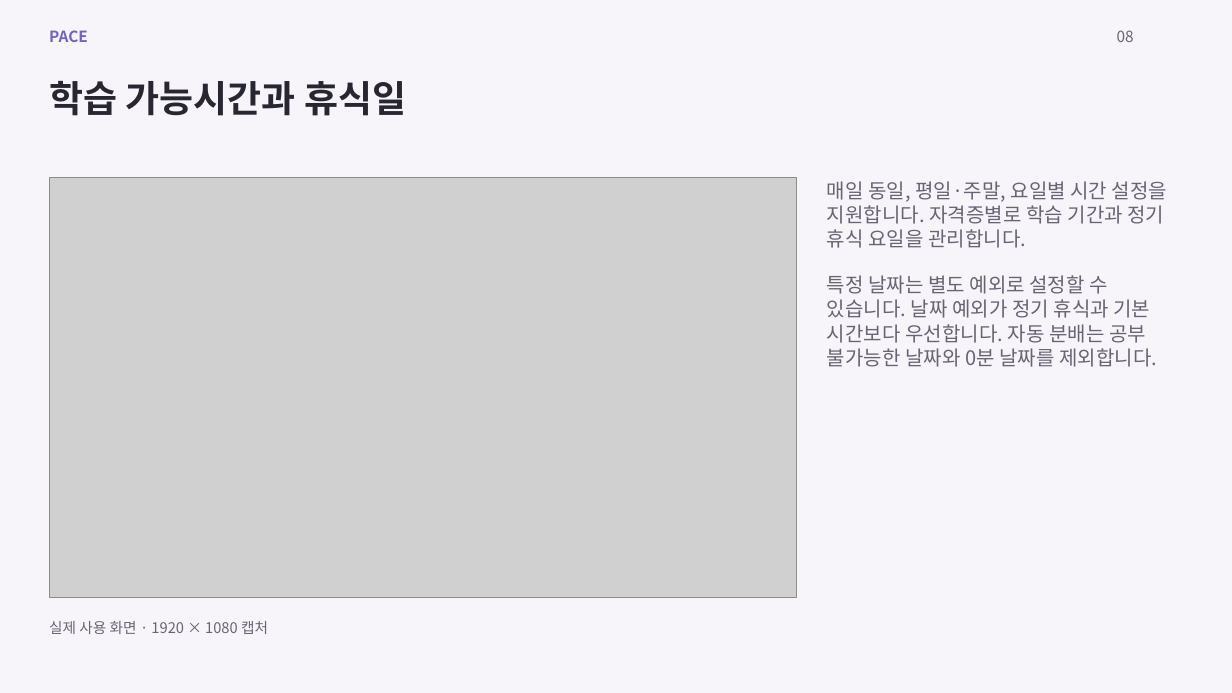
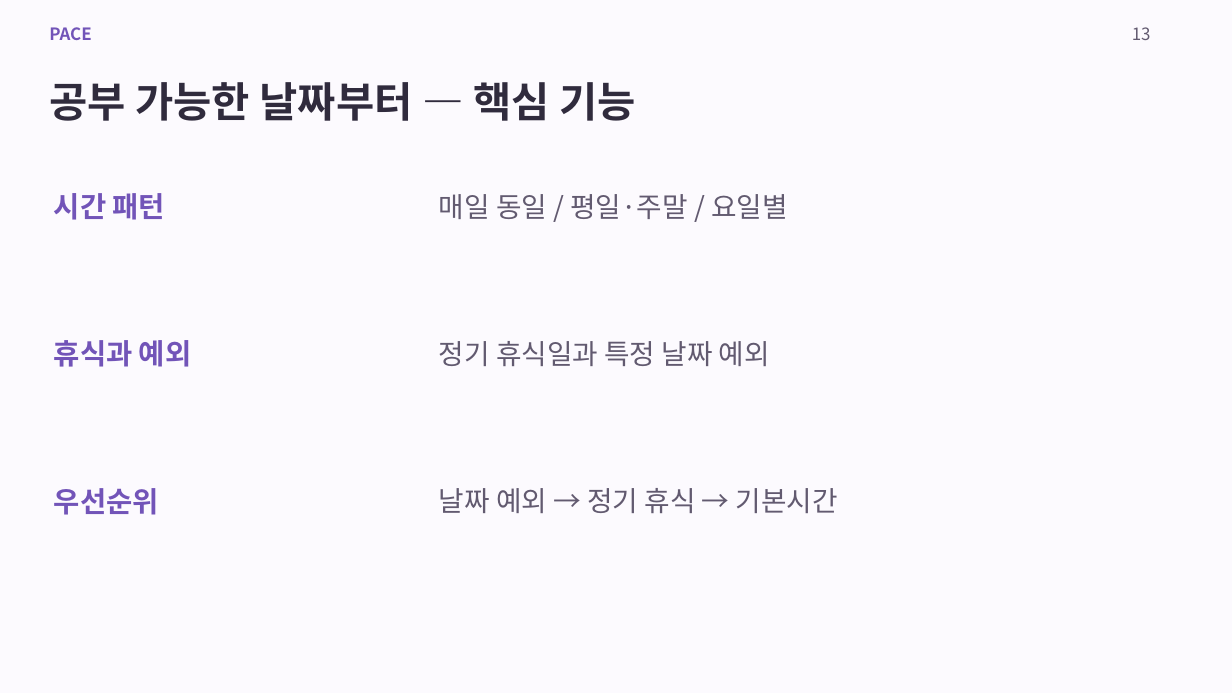
Before and after one commit to rykim1217/ALEPH, a slide deck: slide 13 of projects/PACE/presentation/PACE-project.pptx (slide 8 before the commit). Drawn at 1232x693 pixels with LibreOffice and Linux fonts; fonts in the diff are those of the drawing; grey boxes stand for pictures. Boxes give left, top, right and bottom in pixels: in the first picture for what was removed or moved away, otherwise in the second. Text is boxed around its words. In the diff, an @@ line names an element or a change of style, - is before the commit and + after.

Commit message:
docs(pace): enlarge submission screenshots and simplify slide copy

```diff
--- a/projects/PACE/presentation/PACE-project.pptx
+++ b/projects/PACE/presentation/PACE-project.pptx
@@ background #F7F5FA to #FCFAFE @@
@@ text "PACE" at (49, 27, 91, 40): size 15 to 16.5 pt, text colour #7560C3 to #7254B8 @@
@@ text added at (1132, 27, 1151, 40), 16.5 pt, text #625A70 @@
+13
@@ text removed at (1117, 30, 1134, 42) @@
-08
@@ text removed at (49, 81, 406, 116) @@
-학습 가능시간과 휴식일
@@ text added at (49, 82, 636, 121), 40.5 pt, text #302B3D, bold @@
+공부 가능한 날짜부터 — 핵심 기능
@@ picture removed at (50, 177, 796, 597) @@
@@ text added at (54, 193, 165, 220), 27.8 pt, text #7254B8, bold @@
+시간 패턴
@@ text added at (439, 194, 788, 219), 27 pt, text #625A70 @@
+매일 동일 / 평일·주말 / 요일별
@@ text removed at (827, 181, 1167, 367) @@
-매일 동일, 평일·주말, 요일별 시간 설정을 지원합니다. 자격증별로 학습 기간과 정기 휴식 요일을 관리합니다.
-특정 날짜는 별도 예외로 설정할 수 있습니다. 날짜 예외가 정기 휴식과 기본 시간보다 우선합니다. 자동 분배는 공부 불가능한 날짜와 0분 날짜를 제외합니다.
@@ text added at (54, 340, 191, 367), 27.8 pt, text #7254B8, bold @@
+휴식과 예외
@@ text added at (439, 341, 770, 366), 27 pt, text #625A70 @@
+정기 휴식일과 특정 날짜 예외
@@ text added at (54, 488, 159, 515), 27.8 pt, text #7254B8, bold @@
+우선순위
@@ text added at (439, 488, 838, 513), 27 pt, text #625A70 @@
+날짜 예외 → 정기 휴식 → 기본시간
@@ text removed at (49, 621, 268, 634) @@
-실제 사용 화면 · 1920 × 1080 캡처
```
Also in this commit, not shown: 6 other slides changed, 24 slides added, 14 slides removed, 4 other files.
